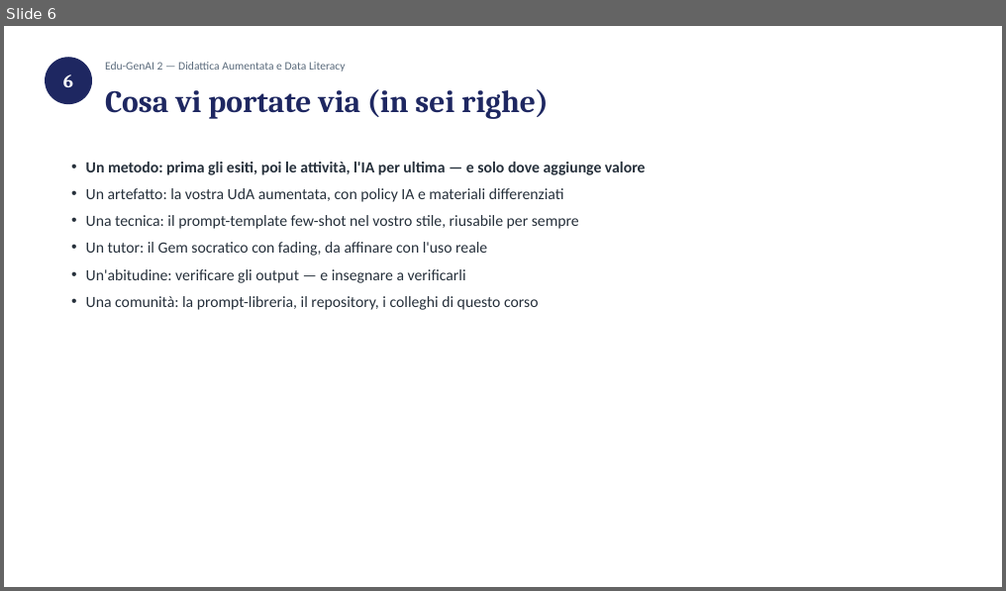
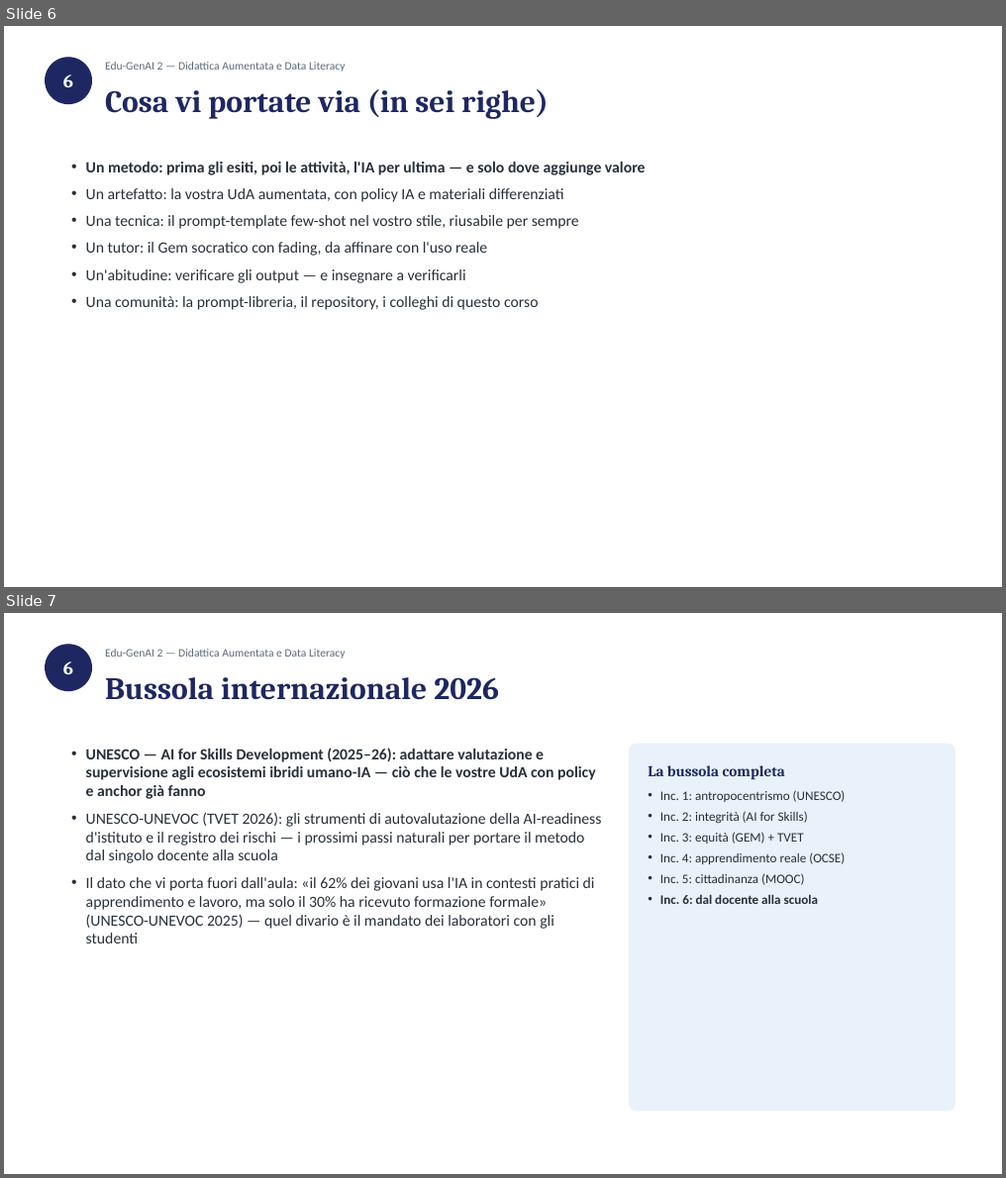
Before and after one commit to sabatinifrancesca75-hue/consulente-commerciale, a slide deck: progetto-snodi/corsi/edu-genai-2/incontri/06-project-work.pptx. Shown one above the other, each under a label of ours: slide 6 before the commit, slides 6 and 7 after it. The pictures are 1006x591 and 1006x1178 pixels, drawn with LibreOffice and Linux fonts; fonts in the diff are those of the drawing. Boxes give left, top, right and bottom in pixels: in the first picture for what was removed or moved away, otherwise in the second. Text is boxed around its words. In the diff, an @@ line names an element or a change of style, - is before the commit and + after.

```diff
--- a/progetto-snodi/corsi/edu-genai-2/incontri/06-project-work.pptx
+++ b/progetto-snodi/corsi/edu-genai-2/incontri/06-project-work.pptx
@@ slide 7 added at [4,613,1002,1174], background #FFFFFF @@
@@ ellipse added at [46,645,91,691], fill #1E2761, outline #1E2761 1 pt @@
@@ text added at [63,662,73,674], 18 pt, text #FFFFFF, bold @@
+6
@@ text added at [105,649,346,659], 11 pt, text #5B6B7C @@
+Edu-GenAI 2 — Didattica Aumentata e Data Literacy
@@ text added at [105,677,499,700], 30 pt, text #1E2761, bold @@
+Bussola internazionale 2026
@@ text added at [86,748,602,944], 15 pt, text #26303B @@
+• UNESCO — AI for Skills Development (2025–26): adattare valutazione e supervisione agli ecosistemi ibridi umano-IA — ciò che le vostre UdA con policy e anchor già fanno
+• UNESCO-UNEVOC (TVET 2026): gli strumenti di autovalutazione della AI-readiness d'istituto e il registro dei rischi — i prossimi passi naturali per portare il metodo dal singolo docente alla scuola
+• Il dato che vi porta fuori dall'aula: «il 62% dei giovani usa l'IA in contesti pratici di apprendimento e lavoro, ma solo il 30% ha ricevuto formazione formale» (UNESCO-UNEVOC 2025) — quel divario è il mandato dei laboratori con gli studenti
@@ rounded rectangle added at [629,744,954,1111], fill #E9F1FB, outline #E9F1FB 1 pt @@
@@ text added at [648,765,785,780], 14.5 pt, text #1E2761, bold @@
+La bussola completa
@@ text added at [660,790,846,904], 12.5 pt, text #26303B @@
+• Inc. 1: antropocentrismo (UNESCO)
+• Inc. 2: integrità (AI for Skills)
+• Inc. 3: equità (GEM) + TVET
+• Inc. 4: apprendimento reale (OCSE)
+• Inc. 5: cittadinanza (MOOC)
+• Inc. 6: dal docente alla scuola
```
Also in this commit, not shown: 6 other files.
